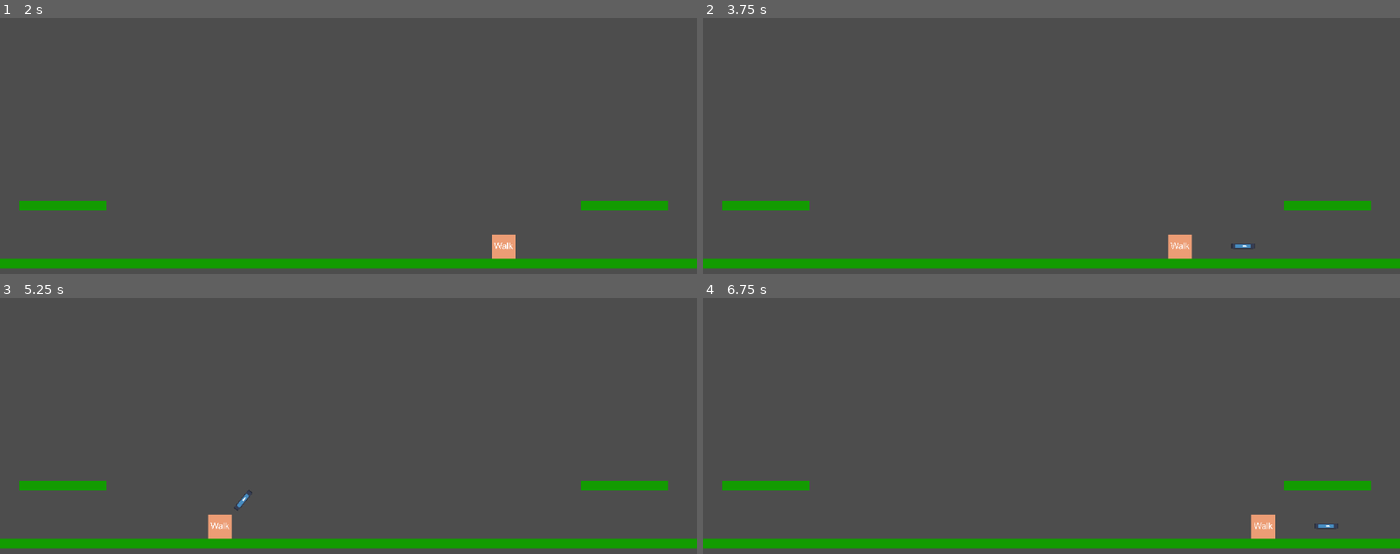
Above: before the commit, frames 1-4 (two rows, left to right).
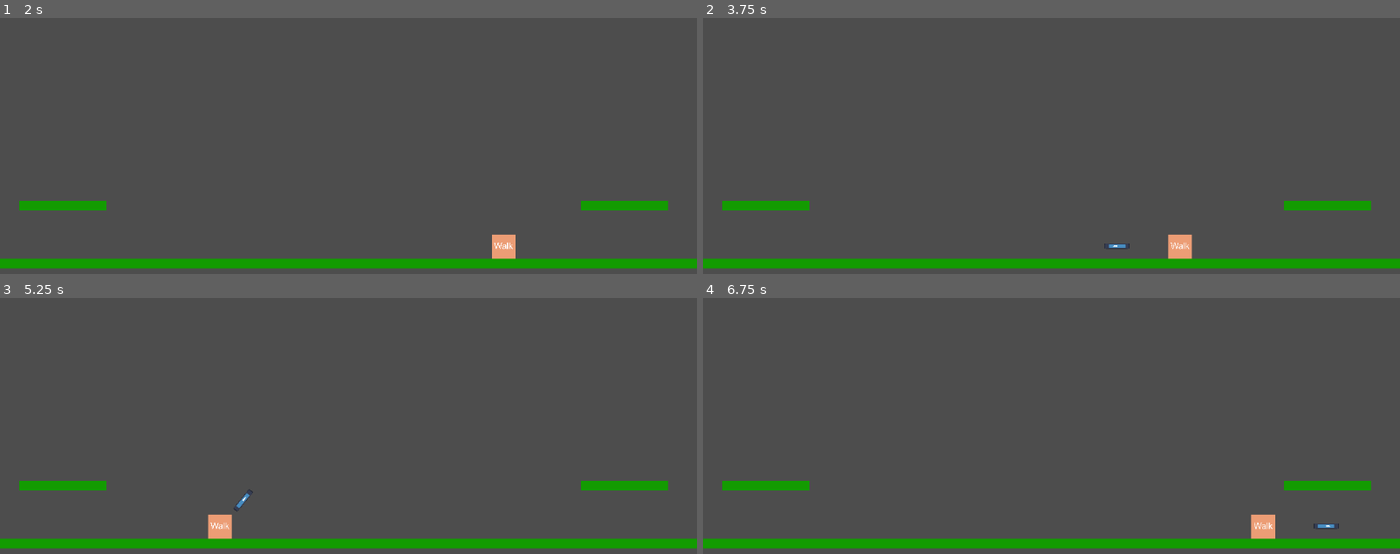
Above: after the commit, the same moments.

Repository: Pix-Hexate/SeniorDesign
Game: Godot game, scene res://Menus/main_menu.tscn
Same seed, same stepped clock (60 frames per second), same inputs: the game is played once before the commit and once after it. The engine's default icon, where the game draws it, is replaced by a stand-in: a white triangle on a blue panel in a dark square.
Inputs:
- Up to frame 1 (2 s): click "Play" at 0.5 s; tap Enter at 1.25 s; hold Right (RightKey) from 1.28 s (still down); hold V (AbilityFourKey) from 1.28 s (still down); tap Up (UpKey) at 1.52 s
- Up to frame 2 (3.75 s): release V (AbilityFourKey) at 2.03 s; tap Z (AbilityOneKey) at 2.1 s; tap Up (UpKey) at 2.27 s; release Right (RightKey) at 2.78 s; hold C (AbilityThreeKey) 2.78-3.53 s; hold Left (LeftKey) from 2.78 s (still down); tap X (AbilityTwoKey) at 3.6 s
- Up to frame 3 (5.25 s): tap Up (UpKey) at 3.77, 4.52 s; hold V (AbilityFourKey) 4.28-5.03 s; release Left (LeftKey) at 5.03 s; hold Right (RightKey) from 5.03 s (still down); tap Z (AbilityOneKey) at 5.1 s
- Up to frame 4 (6.75 s): keep holding Right (RightKey); tap Up (UpKey) at 5.27 s; hold C (AbilityThreeKey) 5.78-6.53 s; tap X (AbilityTwoKey) at 6.6 s

Frame 1 is identical in both runs. In frame 2, 0.1% of the frame differs, in the area x 57-80%, y 88-91%; in frame 3, less than 0.1%; in frame 4, less than 0.1%.

Commit message:
added character turning and turning lock when acting

Diff:
--- a/senior-design-project/Character/CharacterController.gd
+++ b/senior-design-project/Character/CharacterController.gd
@@ -55,15 +55,27 @@
 		Buffered_Keys["Action"] = "AbilityFour"
 		BufferTimer.start()
 
+var FacingRight = true
+@onready var Flipper : Marker2D = $Flipper
 func Process_Movement_Inputs():
 	MovementVector = 0
 	match Buffered_Keys["Movement"]:
 		"LeftKey":
 			MovementVector = -1
 			Buffered_Keys["Movement"] = ""
+			if FacingRight:
+				FacingRight = false
+
 		"RightKey":
 			MovementVector = 1
 			Buffered_Keys["Movement"] = ""
+			if not FacingRight:
+				FacingRight = true
+
+	if FacingRight and not Playing_Action:
+		Flipper.scale.x = 1
+	elif not FacingRight and not Playing_Action:
+		Flipper.scale.x = -1
 
 	if Buffered_Keys["Action"] == "Jump":
 		AttemptJump()
--- a/senior-design-project/Character/CharacterScene.tscn
+++ b/senior-design-project/Character/CharacterScene.tscn
@@ -139,7 +139,7 @@
 tracks/1/type = "value"
 tracks/1/imported = false
 tracks/1/enabled = true
-tracks/1/path = NodePath("Sprite2D:position")
+tracks/1/path = NodePath("Flipper/Sprite2D:position")
 tracks/1/interp = 1
 tracks/1/loop_wrap = true
 tracks/1/keys = {
@@ -151,7 +151,7 @@
 tracks/2/type = "value"
 tracks/2/imported = false
 tracks/2/enabled = true
-tracks/2/path = NodePath("Sprite2D:rotation")
+tracks/2/path = NodePath("Flipper/Sprite2D:rotation")
 tracks/2/interp = 1
 tracks/2/loop_wrap = true
 tracks/2/keys = {
@@ -163,7 +163,7 @@
 tracks/3/type = "value"
 tracks/3/imported = false
 tracks/3/enabled = true
-tracks/3/path = NodePath("Sprite2D:visible")
+tracks/3/path = NodePath("Flipper/Sprite2D:visible")
 tracks/3/interp = 1
 tracks/3/loop_wrap = true
 tracks/3/keys = {
@@ -191,7 +191,7 @@
 tracks/0/type = "value"
 tracks/0/imported = false
 tracks/0/enabled = true
-tracks/0/path = NodePath("Sprite2D:visible")
+tracks/0/path = NodePath("Flipper/Sprite2D:visible")
 tracks/0/interp = 1
 tracks/0/loop_wrap = true
 tracks/0/keys = {
@@ -203,7 +203,7 @@
 tracks/1/type = "value"
 tracks/1/imported = false
 tracks/1/enabled = true
-tracks/1/path = NodePath("Sprite2D:position")
+tracks/1/path = NodePath("Flipper/Sprite2D:position")
 tracks/1/interp = 1
 tracks/1/loop_wrap = true
 tracks/1/keys = {
@@ -234,7 +234,7 @@
 tracks/0/type = "value"
 tracks/0/imported = false
 tracks/0/enabled = true
-tracks/0/path = NodePath("Sprite2D:visible")
+tracks/0/path = NodePath("Flipper/Sprite2D:visible")
 tracks/0/interp = 1
 tracks/0/loop_wrap = true
 tracks/0/keys = {
@@ -246,7 +246,7 @@
 tracks/1/type = "value"
 tracks/1/imported = false
 tracks/1/enabled = true
-tracks/1/path = NodePath("Sprite2D:position")
+tracks/1/path = NodePath("Flipper/Sprite2D:position")
 tracks/1/interp = 1
 tracks/1/loop_wrap = true
 tracks/1/keys = {
@@ -258,7 +258,7 @@
 tracks/2/type = "value"
 tracks/2/imported = false
 tracks/2/enabled = true
-tracks/2/path = NodePath("Sprite2D:rotation")
+tracks/2/path = NodePath("Flipper/Sprite2D:rotation")
 tracks/2/interp = 1
 tracks/2/loop_wrap = true
 tracks/2/keys = {
@@ -317,23 +317,25 @@
 "": SubResource("AnimationLibrary_xxl1o")
 }
 
-[node name="Sprite2D" type="Sprite2D" parent="."]
+[node name="InputBufferTimer" type="Timer" parent="."]
+wait_time = 0.15
+
+[node name="Flipper" type="Marker2D" parent="."]
+
+[node name="Sprite2D" type="Sprite2D" parent="Flipper"]
 visible = false
 position = Vector2(64, -1)
 rotation = 1.57079
-scale = Vector2(0.0703125, 0.304688)
+scale = Vector2(0.0703125, 0.328125)
 texture = ExtResource("7_ifrtx")
 
-[node name="Hitbox" type="Area2D" parent="Sprite2D"]
+[node name="Hitbox" type="Area2D" parent="Flipper/Sprite2D"]
 position = Vector2(5.43594e-05, 15.2381)
 scale = Vector2(14.2222, 3.04762)
 
-[node name="CollisionShape2D" type="CollisionShape2D" parent="Sprite2D/Hitbox"]
+[node name="CollisionShape2D" type="CollisionShape2D" parent="Flipper/Sprite2D/Hitbox"]
 position = Vector2(-3.88175e-06, -4.46154)
 shape = SubResource("CapsuleShape2D_sb3t2")
 metadata/_edit_lock_ = true
 
-[node name="InputBufferTimer" type="Timer" parent="."]
-wait_time = 0.15
-
 [connection signal="timeout" from="InputBufferTimer" to="." method="BufferTimeout"]
